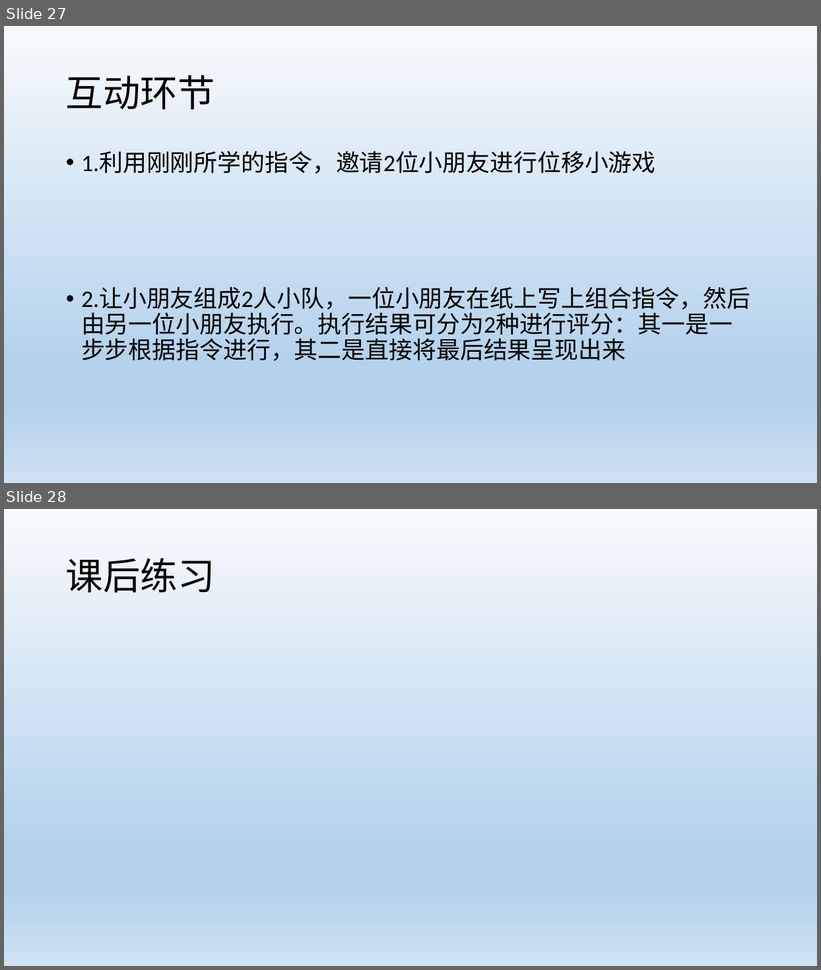
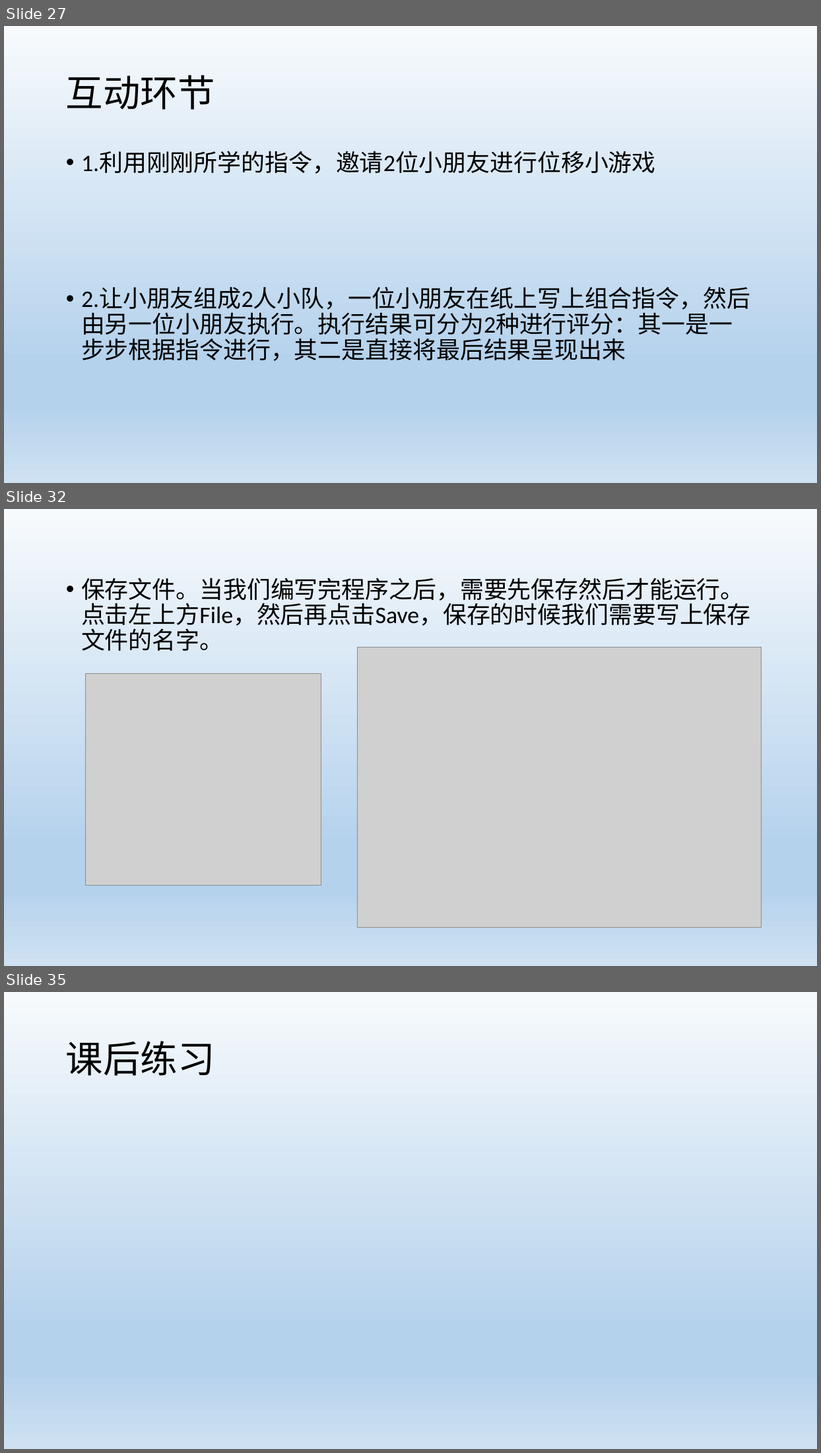
Before and after one commit to HKingdoom/learngit, a slide deck: Python01.pptx. Shown one above the other, each under a label of ours: slides 27 and 28 before the commit, slides 27, 32 and 35 after it; the slides between them are not shown. The pictures are 821x970 and 821x1453 pixels, drawn with LibreOffice and Linux fonts; fonts in the diff are those of the drawing; grey boxes stand for pictures. Boxes give left, top, right and bottom in pixels: in the first picture for what was removed or moved away, otherwise in the second. Text is boxed around its words. In the diff, an @@ line names an element or a change of style, - is before the commit and + after.

```diff
--- a/Python01.pptx
+++ b/Python01.pptx
@@ slide 32 added at <box>4,509,817,966</box>, background gradient #F7FAFD to #B5D2EC to #CEE1F2 @@
@@ text added at <box>81,578,751,651</box>, 28 pt, text #000000 @@
+• 保存文件。当我们编写完程序之后，需要先保存然后才能运行。点击左上方File，然后再点击Save，保存的时候我们需要写上保存文件的名字。
@@ picture added at <box>358,648,762,928</box> @@
@@ picture added at <box>86,674,321,885</box> @@
@@ what was slide 28 is now slide 35 @@
```
Also in this commit, not shown: 6 other slides added, 6 slides removed.
